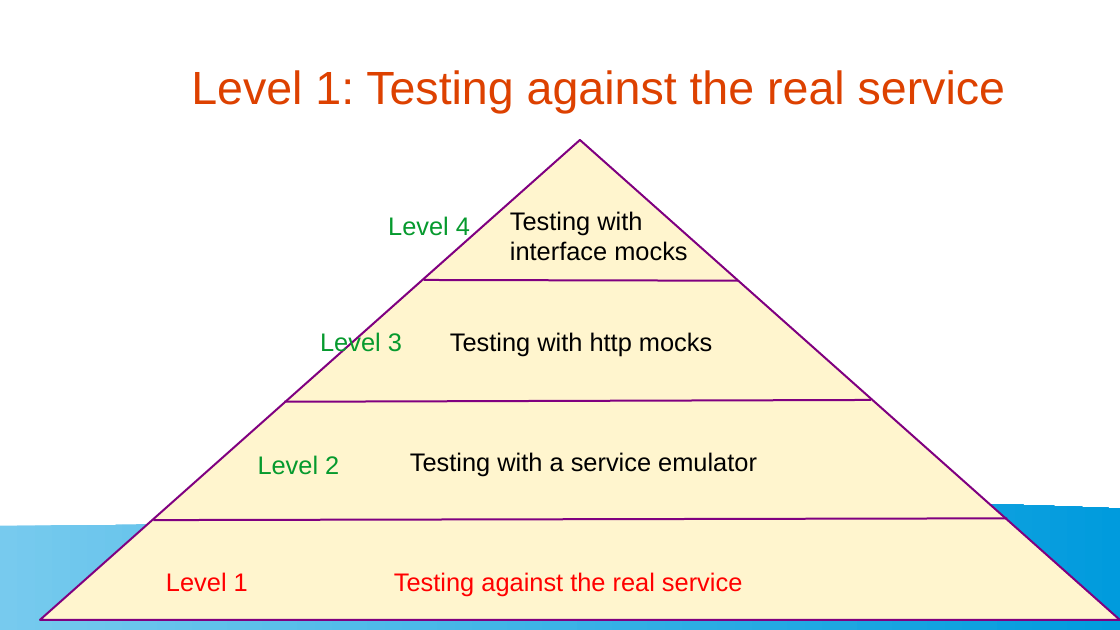
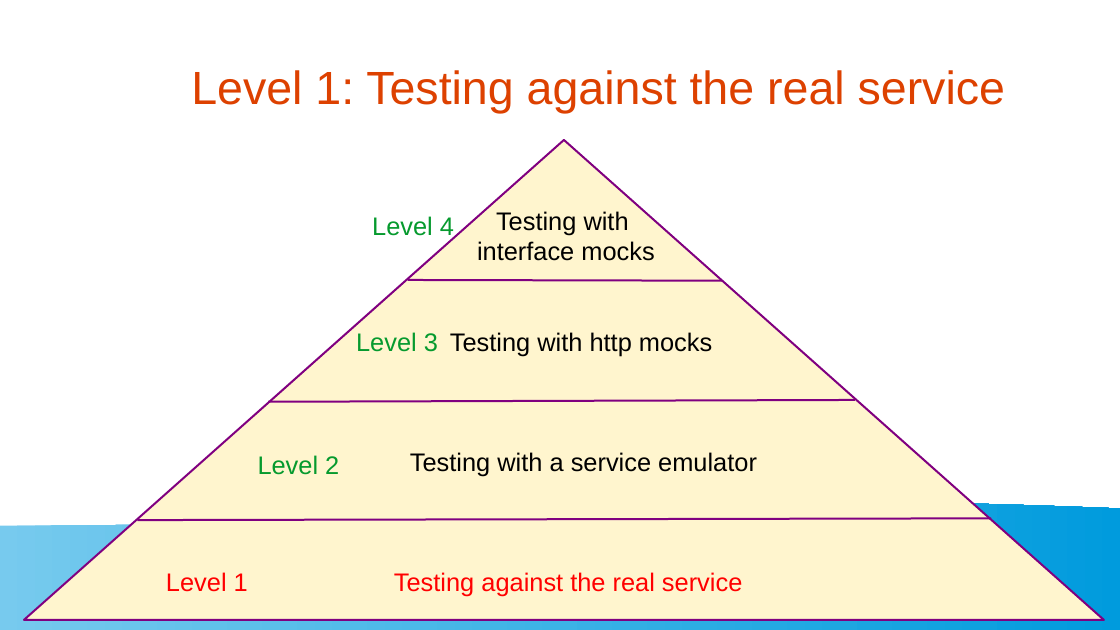
Before and after one commit to golangbot/gophercon-uk-2025-talk, a slide deck: slide 7 of Presentation.odp. Drawn at 1120x630 pixels with LibreOffice and Linux fonts; fonts in the diff are those of the drawing. Boxes give left, top, right and bottom in pixels: in the first picture for what was removed or moved away, otherwise in the second. Text is boxed around its words. In the diff, an @@ line names an element or a change of style, - is before the commit and + after.

```diff
--- a/Presentation.odp
+++ b/Presentation.odp
@@ text "Testing with interface mocks" moved from (x1=510, y1=211, x2=687, y2=261) to (x1=477, y1=211, x2=654, y2=261) @@
@@ text "Testing with interface mocks" at (x1=477, y1=211, x2=654, y2=261): alignment left to centre @@
@@ 3 lines, 1 text, 1 triangle moved together from (x1=40, y1=140, x2=1120, y2=620) to (x1=24, y1=140, x2=1105, y2=620) @@
@@ text "Level 3" rewrapped from (x1=320, y1=331, x2=402, y2=357) to (x1=356, y1=332, x2=438, y2=352) @@
```
Also in this commit, not shown: 19 other slides changed, 3 other files.
